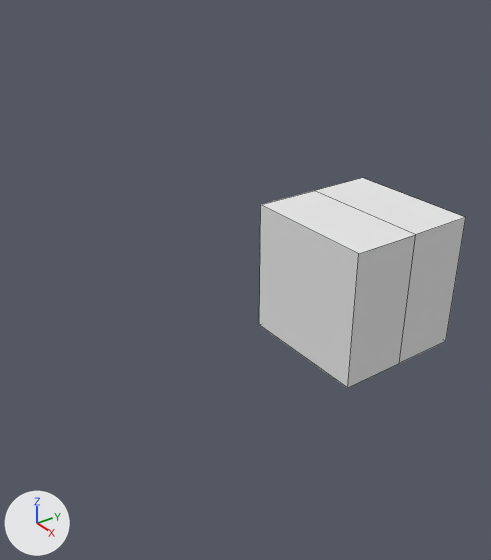
An edit to the Blender file Content/MyMeshes/raptor.blend, drawn before and after from the same camera.
Camera for both pictures: a 50 mm lens placed at (6.28, -6.46, 4.54), pointed at (-1.93, -0.6, -0.73). Lighting does not change. The marker at lower left points along +X, +Y and +Z. Mesh edges are drawn as thin lines.
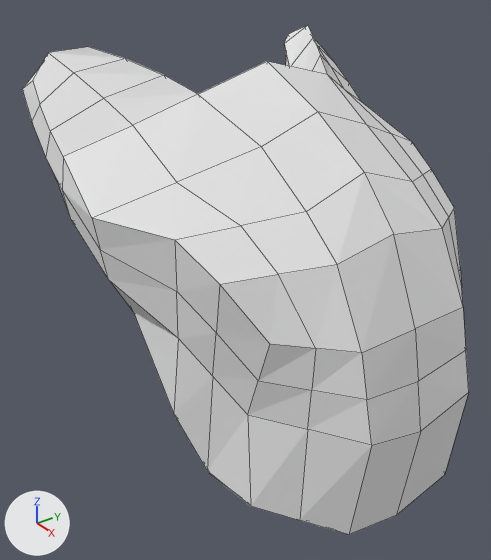
Patch to the scene script:
```diff
--- a/Content/MyMeshes/raptor.blend.py
+++ b/Content/MyMeshes/raptor.blend.py
@@ me_cube @@
 # used by ob_cube; location = (0.0, 0.0, 0.0)
-me_cube.from_pydata(...)  # 8 vertices, 5 faces; spans x -1.0..1.0, y 0.0..1.0, z -1.0..1.0
+me_cube.from_pydata(...)  # 97 vertices, 88 faces; spans x -4.82..1.53, y 0.0..3.16, z -3.92..2.9
+# me_cube part 1
+# 6 vertices are removed from x -1.0..1.0, y 0.0..1.0, z -1.0..1.0
+# 5 faces are deleted
+# 95 vertices are added at x -4.82..1.53, y 0.0..3.16, z -3.92..2.9
+# 88 new faces join them
 me_cube.materials.append(mat_material)
```

What differs and where, as boxes [x1, y1, x2, y2] in the pictures (491 x 560 px):
'Cube', reshaped (115% wider, 142% taller)
    before: [259, 178, 466, 388]
    after: [22, 25, 469, 535]
